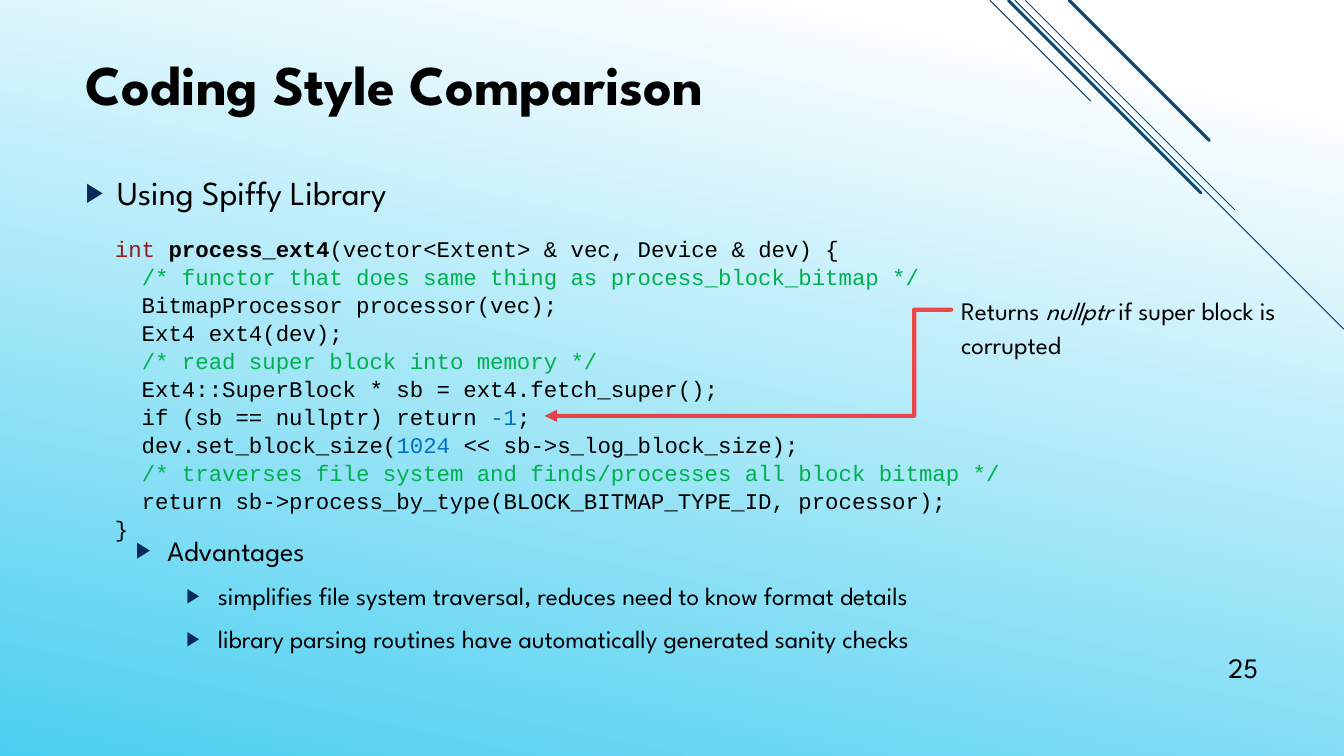
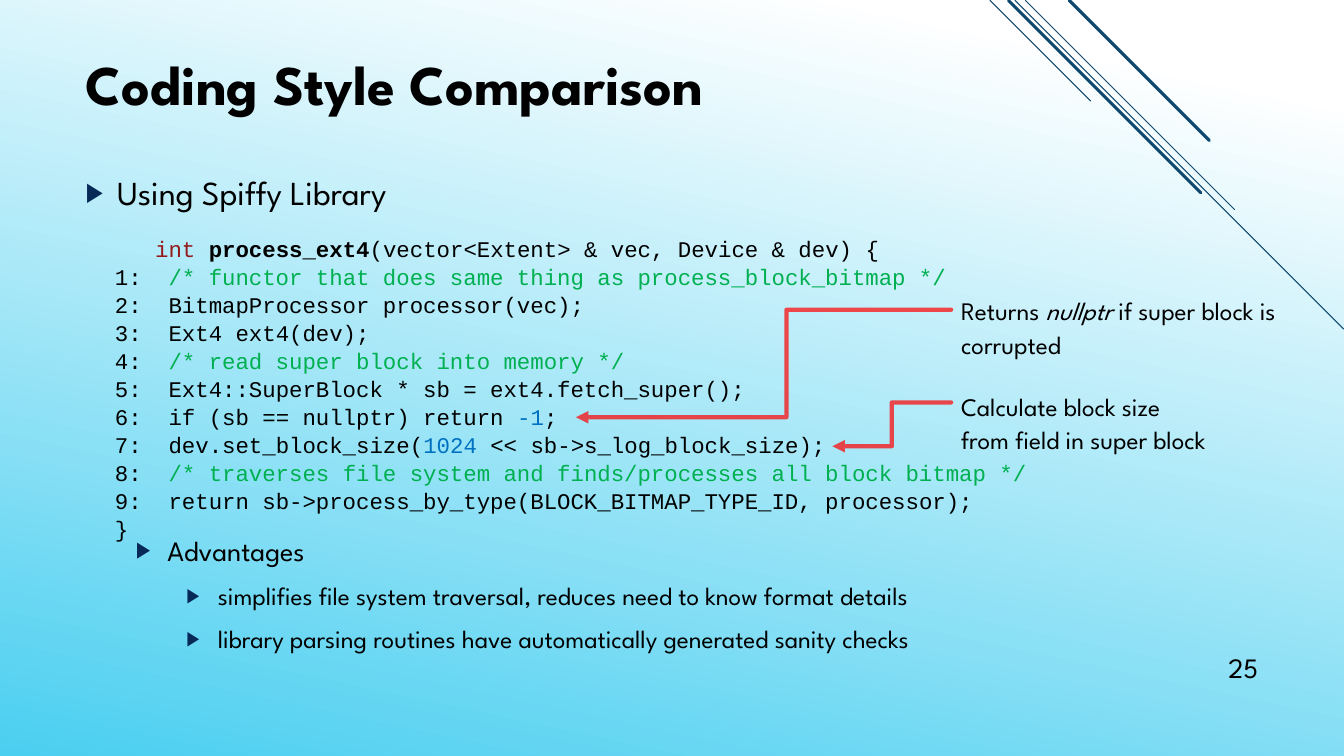
Before and after one commit to jacksun007/spiffy-paper, a slide deck: slide 25 of talk/spiffy_talk.pptx. Drawn at 1344x756 pixels with LibreOffice and Linux fonts; fonts in the diff are those of the drawing. Boxes give left, top, right and bottom in pixels: in the first picture for what was removed or moved away, otherwise in the second. Text is boxed around its words. In the diff, an @@ line names an element or a change of style, - is before the commit and + after.

Commit message:
added poster. updated talk

```diff
--- a/talk/spiffy_talk.pptx
+++ b/talk/spiffy_talk.pptx
@@ text at <box>115,269,986,514</box>: text changed @@
-/* functor that does same thing as process_block_bitmap */
-BitmapProcessor processor(vec);
-Ext4 ext4(dev);
-/* read super block into memory */
-Ext4::SuperBlock * sb = ext4.fetch_super();
-if (sb == nullptr) return -1;
-dev.set_block_size(1024 << sb->s_log_block_size);
-/* traverses file system and finds/processes all block bitmap */
-return sb->process_by_type(BLOCK_BITMAP_TYPE_ID, processor);
+1: /* functor that does same thing as process_block_bitmap */
+2: BitmapProcessor processor(vec);
+3: Ext4 ext4(dev);
+4: /* read super block into memory */
+5: Ext4::SuperBlock * sb = ext4.fetch_super();
+6: if (sb == nullptr) return -1;
+7: dev.set_block_size(1024 << sb->s_log_block_size);
+8: /* traverses file system and finds/processes all block bitmap */
+9: return sb->process_by_type(BLOCK_BITMAP_TYPE_ID, processor);
@@ elbow arrow moved from (952, 310) - (544, 416) to (952, 310) - (576, 417) @@
@@ elbow arrow added from (952, 402) to (833, 447), #FF0000 3 pt @@
@@ text added at <box>961,398,1205,455</box>, 18 pt, text #000000 @@
+Calculate block size
+from field in super block
```
Also in this commit, not shown: 22 other slides changed, 1 slide added, 1 slide removed, 1 other file.
